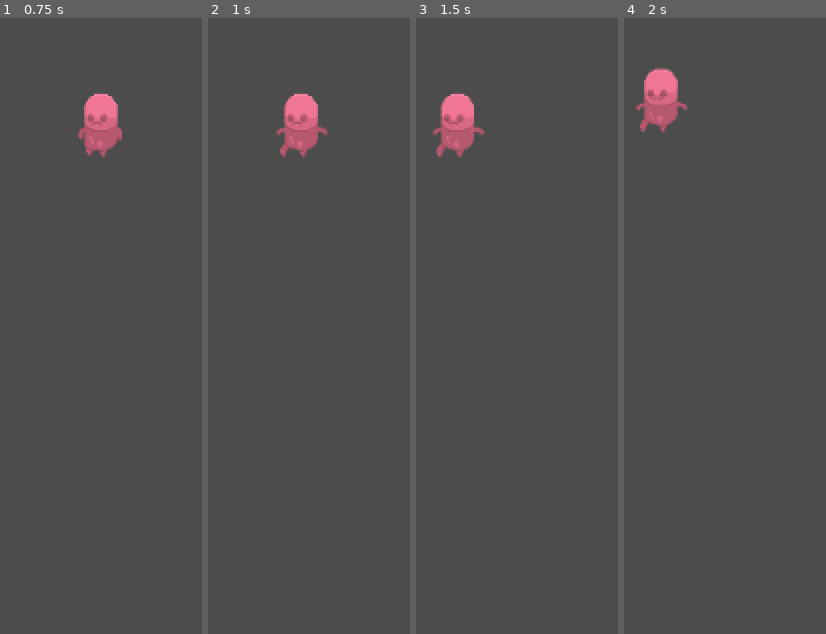
Above: before the commit, frames 1-4 (left to right).
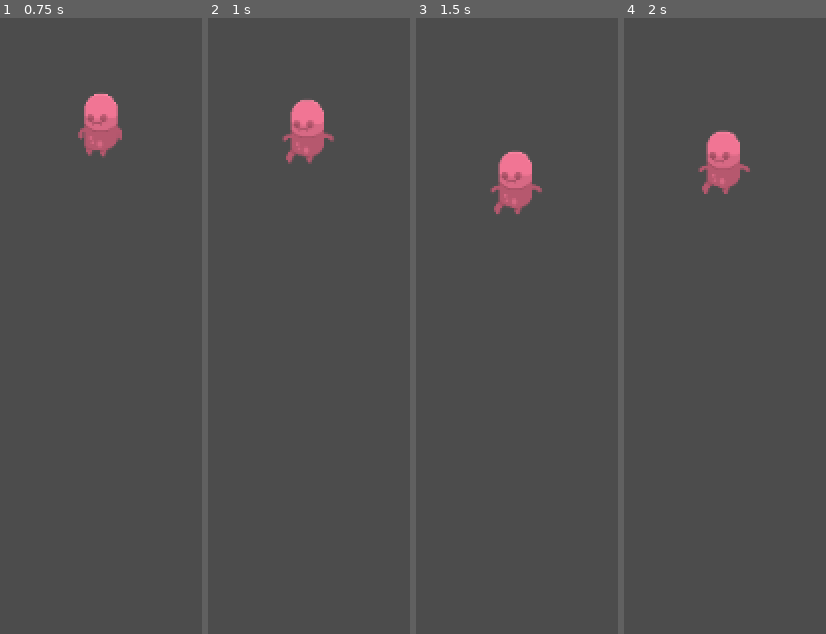
Above: after the commit, the same moments.

Repository: Ralarssenth/GrabbyGame
Game: Godot game, scene res://enemy.tscn
Two runs of this game, one before a commit and one after it. Both use one fixed random seed, a clock stepped at 60 frames per second and the inputs below. This scene is started directly instead of the project's main scene.
Inputs:
- Up to frame 1 (0.75 s): hold Right (ui_right) from 0.53 s (still down)
- Up to frame 2 (1 s): keep holding Right (ui_right)
- Up to frame 3 (1.5 s): release Right (ui_right) at 1.28 s; hold Down (ui_down) from 1.28 s (still down)
- Up to frame 4 (2 s): keep holding Down (ui_down)

Frame 1 is identical in both runs. In frame 2, 1.3% of the frame differs, in the area x 33-63%, y 12-24%; in frame 3, 3.2%, in the area x 7-63%, y 12-32%; in frame 4, 3.2%.

Commit message:
Enemy Movement
removed print out
refined enemy movement

Diff:
--- a/GrabbyGame/enemy.gd
+++ b/GrabbyGame/enemy.gd
@@ -15,10 +15,6 @@
 			'left': Vector2(-1, 0),
 			'up': Vector2(0, -1),
 			'down': Vector2(0, 1)}
-var raycasts = {'right': 'ray_cast_up',
-			'left': 'ray_cast_left',
-			'up': 'ray_cast_up',
-			'down': 'ray_cast_down'}
 
 signal damage
 
@@ -26,7 +22,6 @@
 	randomize()
 	screensize = get_viewport().size
 	extents = sprite.get_sprite_frames().get_frame("horizontal", 0).get_size() * sprite.get_scale() / 2
-	print(extents)
 	facing = moves.keys()[randi() % 4]
 	points_effect.interpolate_property(points, "rect_position", Vector2(points.get_position()), Vector2(points.get_position() + Vector2(0, -60)),
 									0.3, Tween.TRANS_QUAD, Tween.EASE_IN_OUT)
@@ -39,14 +34,11 @@
 
 func _process(delta):
 	if can_move:
-		if not move(facing) or randi() % 10>5:
-			facing = moves.keys()[randi() % 4]
+		move(facing)
+		facing = moves.keys()[randi() % 4]
 
 func move(dir):
 	facing = dir
-	var ray = get_node(raycasts[facing])
-	if  ray.is_colliding() and ray.get_collider().get_name() != "player":
-		return
 	can_move = false
 	var end = position + moves[facing] * tile_size
 	end.x = clamp(end.x, extents.x, screensize.x - extents.x)
--- a/GrabbyGame/enemy.tscn
+++ b/GrabbyGame/enemy.tscn
@@ -24,7 +24,7 @@
 radius = 10.7327
 height = 19.0919
 
-[node name="enemy" type="Area2D"]
+[node name="enemy" type="Area2D" index="0"]
 
 position = Vector2( 492.738, 273.333 )
 input_pickable = true
@@ -56,36 +56,7 @@
 shape = SubResource( 2 )
 _sections_unfolded = [ "Transform" ]
 
-[node name="ray_cast_down" type="RayCast2D" parent="." index="2"]
-
-enabled = true
-exclude_parent = true
-cast_to = Vector2( 0, 40 )
-collision_mask = 1
-
-[node name="ray_cast_up" type="RayCast2D" parent="." index="3"]
-
-enabled = true
-exclude_parent = true
-cast_to = Vector2( 0, -40 )
-collision_mask = 1
-
-[node name="ray_cast_right" type="RayCast2D" parent="." index="4"]
-
-enabled = true
-exclude_parent = true
-cast_to = Vector2( 40, 0 )
-collision_mask = 1
-
-[node name="ray_cast_left" type="RayCast2D" parent="." index="5"]
-
-enabled = true
-exclude_parent = true
-cast_to = Vector2( -40, 0 )
-collision_mask = 1
-_sections_unfolded = [ "Visibility" ]
-
-[node name="move_tween" type="Tween" parent="." index="6"]
+[node name="move_tween" type="Tween" parent="." index="2"]
 
 repeat = false
 playback_process_mode = 1
@@ -94,7 +65,7 @@
 playback/repeat = false
 playback/speed = 1.0
 
-[node name="points" type="Label" parent="." index="7"]
+[node name="points" type="Label" parent="." index="3"]
 
 visible = false
 anchor_left = 0.0
@@ -128,7 +99,7 @@
 playback/repeat = false
 playback/speed = 1.0
 
-[node name="time" type="Label" parent="." index="8"]
+[node name="time" type="Label" parent="." index="4"]
 
 visible = false
 anchor_left = 0.0
--- a/GrabbyGame/main.tscn
+++ b/GrabbyGame/main.tscn
@@ -3,7 +3,7 @@
 [ext_resource path="res://main.gd" type="Script" id=1]
 [ext_resource path="res://player.tscn" type="PackedScene" id=2]
 
-[node name="main" type="Node" index="0"]
+[node name="main" type="Node"]
 
 script = ExtResource( 1 )
 
